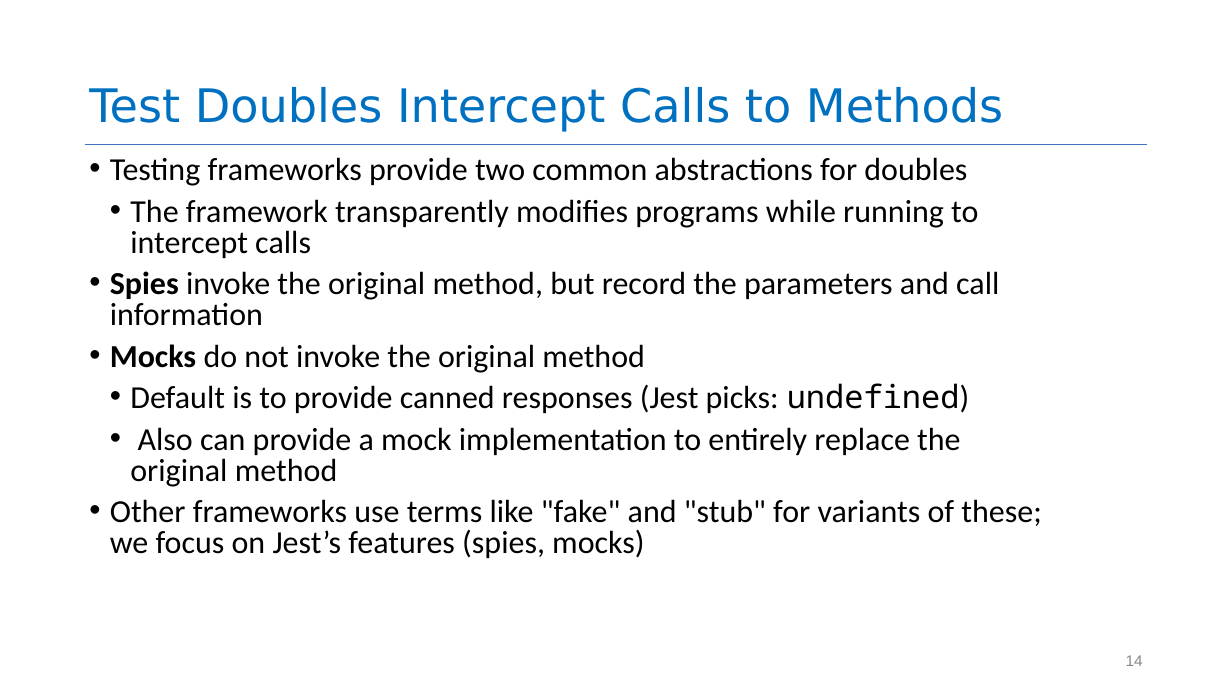
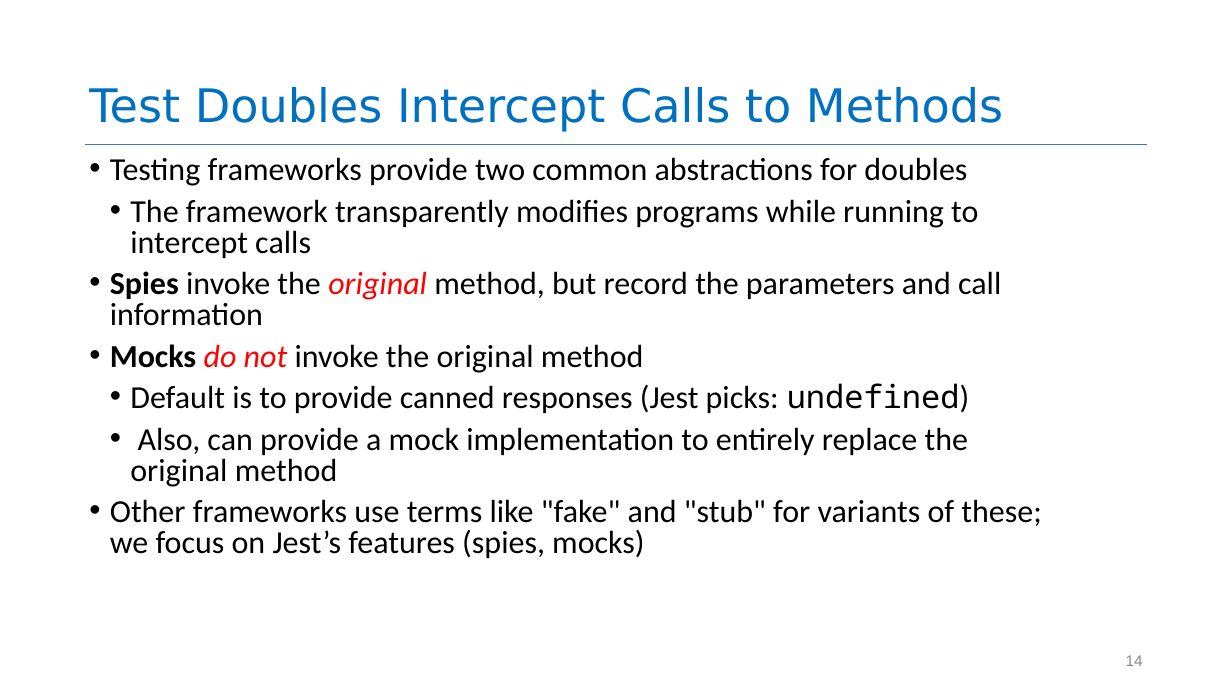
Before and after one commit to neu-se/CS4530-Fall-2023, a slide deck: slide 14 of Slides/Module 12.1 Testing Effectful Code.pptx. Drawn at 1232x693 pixels with LibreOffice and Linux fonts; fonts in the diff are those of the drawing. Boxes give left, top, right and bottom in pixels: in the first picture for what was removed or moved away, otherwise in the second. Text is boxed around its words. In the diff, an @@ line names an element or a change of style, - is before the commit and + after.

```diff
--- a/Slides/Module 12.1 Testing Effectful Code.pptx
+++ b/Slides/Module 12.1 Testing Effectful Code.pptx
@@ text at bbox=[110, 271, 1001, 373]: text colour #000000 to #FF0000, italic on in "original", "do not" @@
@@ text at bbox=[130, 427, 968, 487]: text changed @@
-  • Also can provide a mock implementation to entirely replace the original method
+  • Also, can provide a mock implementation to entirely replace the original method
```
Also in this commit, not shown: 2 other files.
